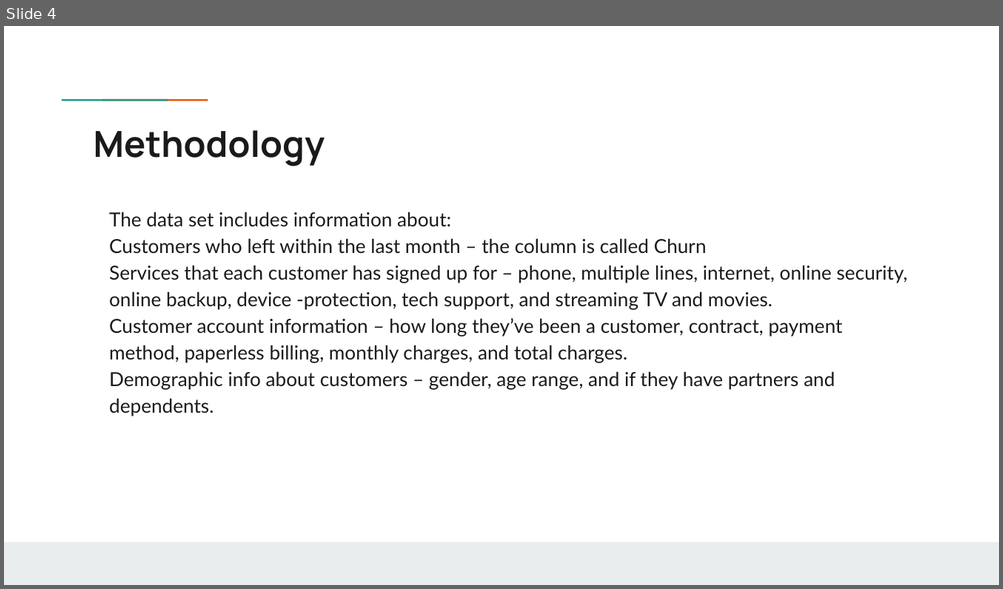
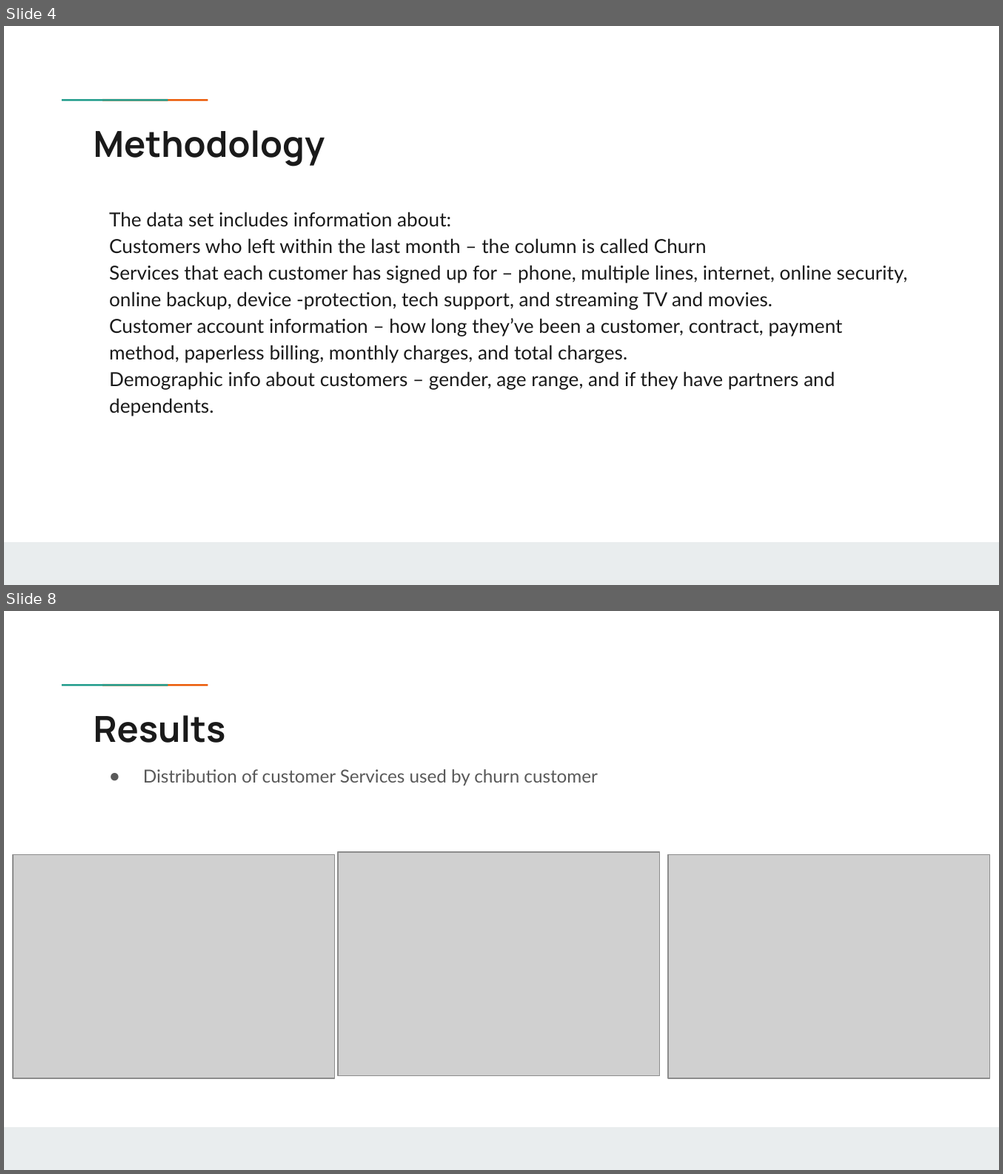
Before and after one commit to B1o0b1/Customer-Churn-Analysis, a slide deck: BI project Jean Franco Chosson .pptx. Shown one above the other, each under a label of ours: slide 4 before the commit, slides 4 and 8 after it; the slides between them are not shown. The pictures are 1003x589 and 1003x1174 pixels, drawn with LibreOffice and Linux fonts; fonts in the diff are those of the drawing; grey boxes stand for pictures; background and template pictures are left out. Boxes give left, top, right and bottom in pixels: in the first picture for what was removed or moved away, otherwise in the second. Text is boxed around its words. In the diff, an @@ line names an element or a change of style, - is before the commit and + after.

```diff
--- a/BI project Jean Franco Chosson .pptx
+++ b/BI project Jean Franco Chosson .pptx
@@ slide 8 added at (x1=4, y1=611, x2=999, y2=1170), background #FFFFFF; not listed: 3 template elements that a slide beside it also shows @@
@@ title added at (x1=94, y1=715, x2=226, y2=743), 26 pt, text #1A1A1A, bold @@
+Results
@@ text added at (x1=143, y1=769, x2=597, y2=786), 13 pt, text #595959 @@
+● Distribution of customer Services used by churn customer
@@ picture added at (x1=13, y1=854, x2=334, y2=1079) @@
@@ picture added at (x1=338, y1=853, x2=660, y2=1076) @@
@@ picture added at (x1=669, y1=854, x2=990, y2=1079) @@
```
Also in this commit, not shown: 2 slides changed, 9 other slides added, 3 other files.
